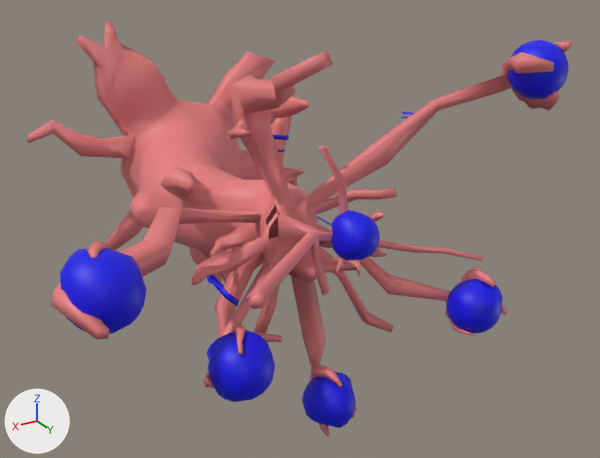
One commit to the FBX model Assets/Models/Environment/EvilTree/EvilTree.fbx: the scene before it, then after it.
Both versions are drawn from a 50 mm camera at (10.3, 25.34, 8.96) aimed at (-0.81, 6.83, -0.29). The lights are fixed; the arrows at lower left show +X, +Y and +Z. The first picture is the older version. Vertices at exactly the same position are counted once.

In view in the first picture: 'Tree'.
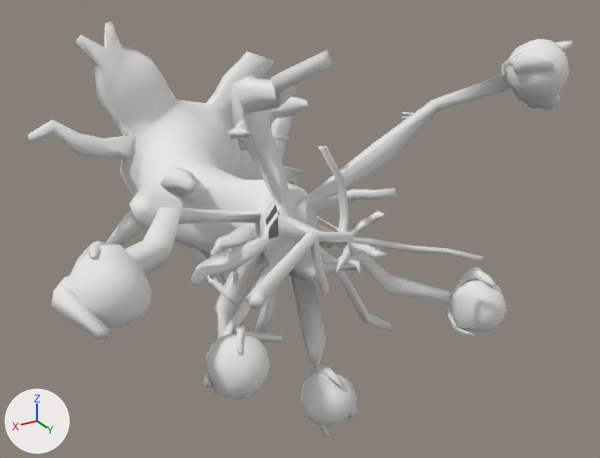
The newer file is also turned or shifted as a whole; pictures and numbers use the older file's frame.

Patch to the scene script:
```diff
--- a/Assets/Models/Environment/EvilTree/EvilTree.fbx.py
+++ b/Assets/Models/Environment/EvilTree/EvilTree.fbx.py
@@ mat_eviltree @@
+mat_eviltree = principled_material('EvilTree')
+mat_eviltree.base_color = (0.8, 0.8, 0.8)  # white #e7e7e7
+mat_eviltree.roughness = 1.0
@@ me_cylinder_014 @@
 # used by ob_tree; location = (0.0, 0.0, 0.0)
 # verts and faces of me_cylinder_014; kept vertices keep their numbers, new ones are numbered from 2150
 # before: 1126 (6.29, 10.58, 1.59)
-me_cylinder_014.from_pydata(...)  # 2150 vertices, 2119 faces; spans x -7.02..7.26, y 0.15..12.52, z -6.24..5.44
+me_cylinder_014.from_pydata(...)  # 2052 vertices, 2022 faces; spans x -7.01..7.26, y 0.15..12.52, z -6.24..5.44
+# me_cylinder_014 part 1: the loose piece of 98 vertices spanning x -1.69..-0.08, y 7.55..9.21, z -6.02..-4.36 is moved by (-5.19, 1.67, 9.38), in mat_eviltree (white #e7e7e7)
+# me_cylinder_014 part 2: the loose piece of 98 vertices spanning x -1.69..-0.08, y 7.55..9.21, z -6.02..-4.36 is copied, and the copy is turned -160 degrees about the y axis through its middle, then moved by (-4.48, 1.08, 2.46), in mat_eviltree (white #e7e7e7); it spans x -6.18..-4.64, y 8.63..10.29, z -3.59..-1.95
+# me_cylinder_014 part 3: the loose piece of 98 vertices spanning x -1.69..-0.08, y 7.55..9.21, z -6.02..-4.36 is copied, and the copy is turned 75 degrees about the y axis through its middle, then moved by (0.01, -0.02, 0.1), in mat_eviltree (white #e7e7e7); it spans x -1.76..-0.05, y 7.53..9.19, z -5.87..-4.21
+# me_cylinder_014 part 4: the loose piece of 98 vertices spanning x -1.69..-0.08, y 7.55..9.21, z -6.02..-4.36 is copied, and the copy is turned -45 degrees about the y axis through its middle, then moved by (3.59, 1.3, 3.08), in mat_eviltree (white #e7e7e7); it spans x 1.8..3.42, y 8.85..10.51, z -2.96..-1.29
+# me_cylinder_014 part 5: the loose piece of 98 vertices spanning x -1.69..-0.08, y 7.55..9.21, z -6.02..-4.36 is copied, and the copy is turned 45 degrees about the y axis through its middle, then moved by (6.97, 2.9, 6.77), in mat_eviltree (white #e7e7e7); it spans x 5.23..6.9, y 10.45..12.1, z 0.86..2.48
+# me_cylinder_014 part 6: the loose piece of 98 vertices spanning x -0.79..0.37, y 9.86..11.0, z 0.4..1.63 is deleted
+# me_cylinder_014 part 7: the loose piece of 98 vertices spanning x 5.4..7.07, y 10.33..12.1, z 0.76..2.43 is deleted
+# me_cylinder_014 part 8: the loose piece of 98 vertices spanning x -7.02..-5.43, y 9.15..10.71, z 3.39..4.97 is deleted
+# me_cylinder_014 part 9: the loose piece of 98 vertices spanning x -6.11..-4.5, y 8.59..10.14, z -3.74..-2.02 is deleted
+# me_cylinder_014 part 10: the loose piece of 98 vertices spanning x 1.74..3.39, y 8.76..10.49, z -3.01..-1.35 is deleted
+# me_cylinder_014 part 11
+verts[1126] = (6.29, 10.58, 1.45)  # moved
+# me_cylinder_014 part 12: 1264 faces spanning x -7.01..7.26, y 0.15..12.52, z -6.24..5.44 switch from mat_trunk (pink #e78081) to mat_eviltree (white #e7e7e7)
+# me_cylinder_014 part 13: 276 faces spanning x -4.1..2.69, y 3.53..8.25, z -2.3..2.99 switch from mat_eye (blue #0003e7) to mat_eviltree (white #e7e7e7)
+# other edits to the shape of me_cylinder_014 do not show in these pictures
```

Where the change shows, as pixel boxes [x1, y1, x2, y2] in the pictures (600 x 458 px; the box of a moved part takes in the faces that stretch with it):
part 1 of me_cylinder_014, moved or reshaped
    before: [302, 372, 356, 428]
    after: [506, 39, 569, 102]
part 2 of me_cylinder_014, added
    after: [451, 280, 506, 332]
part 3 of me_cylinder_014, added
    after: [301, 372, 357, 425]
part 4 of me_cylinder_014, added
    after: [206, 333, 270, 399]
part 5 of me_cylinder_014, added
    after: [69, 244, 152, 328]
part 6 of me_cylinder_014, deleted (blue)
    before: [332, 210, 380, 260]
part 7 of me_cylinder_014, deleted (blue)
    before: [60, 248, 146, 334]
part 8 of me_cylinder_014, deleted (blue)
    before: [508, 40, 569, 99]
part 9 of me_cylinder_014, deleted (blue)
    before: [446, 279, 503, 333]
part 10 of me_cylinder_014, deleted (blue)
    before: [207, 330, 275, 402]
part 11 of me_cylinder_014, moved or reshaped (mostly hidden)
    before: [54, 283, 64, 291]
    after: [54, 275, 71, 291]
part 12 of me_cylinder_014, recoloured (pink to white)
    both: [27, 21, 573, 437]
part 13 of me_cylinder_014, recoloured
    both: [207, 112, 413, 306]
